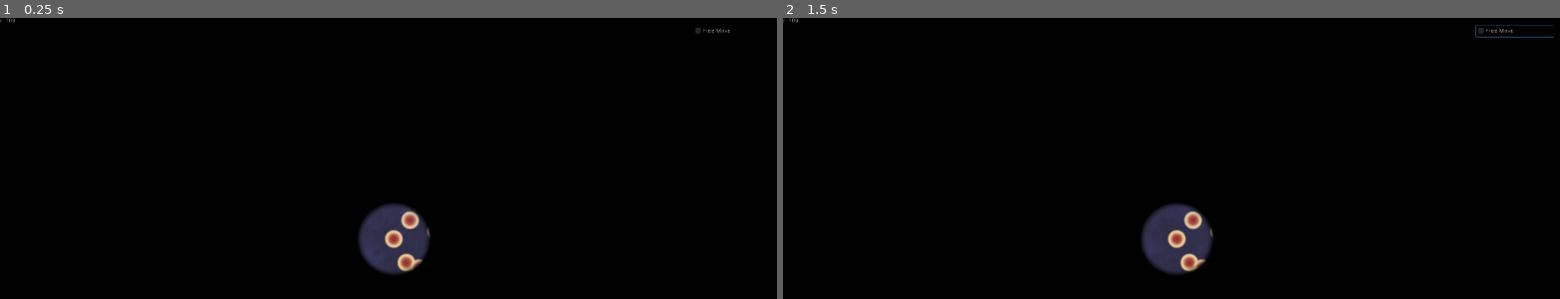
Above: before the commit, frames 1-2 (left to right).
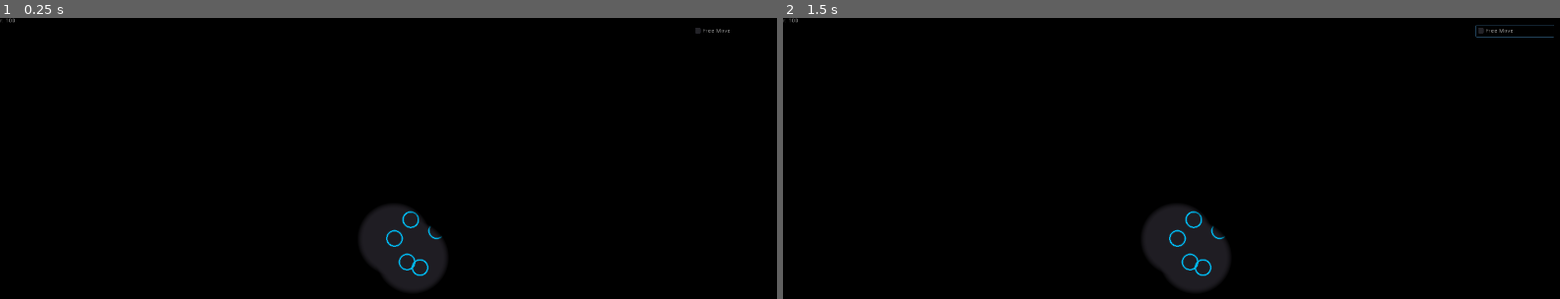
Above: after the commit, the same moments.

Repository: WeLoveGodot/GameOff2019
Game: Godot game, scene res://scene/Game.tscn
The game is run twice, just before and just after one commit, with the same random seed, the same clock (stepped at 60 frames per second) and the same inputs.
Inputs:
- Up to frame 1 (0.25 s): no input
- Up to frame 2 (1.5 s): click "Free Move" at 0.5 s; click "Free Move" at 1.25 s

The runs differ from the first frame. In frame 1, 2.4% of the frame differs, in the area x 46-58%, y 66-98%; in frame 2, 2.4%.

Commit message:
feat(shader): add shader

Diff:
--- /dev/null
+++ b/resource/shader/outline.tres
@@ -0,0 +1,29 @@
+[gd_resource type="ShaderMaterial" load_steps=2 format=2]
+
+[sub_resource type="Shader" id=1]
+code = "shader_type canvas_item;
+
+uniform float width:hint_range(0.0,30.0);
+uniform vec4 outline_color:hint_color;
+
+void fragment(){
+    float size = width * 1.0 / float(textureSize(TEXTURE,0).x);
+    vec4 sprite_color = texture(TEXTURE,UV);
+    float alpha = -8.0 * sprite_color.a;
+    alpha += texture(TEXTURE,UV + vec2(0.0,-size)).a;
+    alpha += texture(TEXTURE,UV + vec2(size,-size)).a;
+    alpha += texture(TEXTURE,UV + vec2(size,0)).a;
+    alpha += texture(TEXTURE,UV + vec2(size,size)).a;
+    alpha += texture(TEXTURE,UV + vec2(0.0,size)).a;
+    alpha += texture(TEXTURE,UV + vec2(-size,size)).a;
+    alpha += texture(TEXTURE,UV + vec2(-size,0.0)).a;
+    alpha += texture(TEXTURE,UV + vec2(-size,-size)).a;
+	alpha /= -8.0;
+    vec4 final_color = mix(sprite_color,outline_color,clamp(alpha,0.0,1.0));
+    COLOR = vec4(final_color.rgb,clamp(abs(alpha) + sprite_color.a,0.0,1.0));
+} "
+
+[resource]
+shader = SubResource( 1 )
+shader_param/width = 3.058
+shader_param/outline_color = Color( 0, 0.717647, 0.933333, 1 )
--- a/scene/Game.gd
+++ b/scene/Game.gd
@@ -58,6 +58,7 @@
 func collect_holes():
 	$Holes.clear_holes()
 	$Holes.add_hole(me.field_radius, me.get_coor())
+	$Holes.add_hole(me.field_radius, Vector2(50,50))
 
 func update_camera_zoom():
   var half_height = Global.EXRA_CAMERA_HEIGHT + Global.explore_distance(me)
--- a/scene/Game.tscn
+++ b/scene/Game.tscn
@@ -28,6 +28,7 @@
 current = true
 
 [node name="Fog" type="ColorRect" parent="."]
+visible = false
 material = ExtResource( 3 )
 margin_left = -2048.0
 margin_top = -2048.0
--- a/scene/Planet.tscn
+++ b/scene/Planet.tscn
@@ -1,10 +1,12 @@
-[gd_scene load_steps=3 format=2]
+[gd_scene load_steps=4 format=2]
 
 [ext_resource path="res://scene/Planet.gd" type="Script" id=1]
-[ext_resource path="res://resource/art/planet.png" type="Texture" id=2]
+[ext_resource path="res://resource/shader/outline.tres" type="Material" id=2]
+[ext_resource path="res://resource/art/planet.png" type="Texture" id=3]
 
 [node name="Planet" type="Node2D"]
 script = ExtResource( 1 )
 
 [node name="Sprite" type="Sprite" parent="."]
-texture = ExtResource( 2 )
+material = ExtResource( 2 )
+texture = ExtResource( 3 )
Binary file changed: resource/art/planet.png
